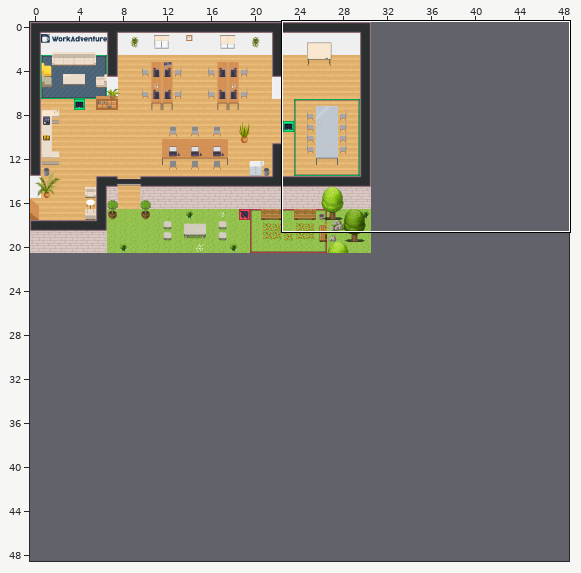
A Tiled map (JSON) gets an edit: ZZW.tmj. The picture above shows the old version from afar; the outline marks the close-up.
Close-up. As it was:
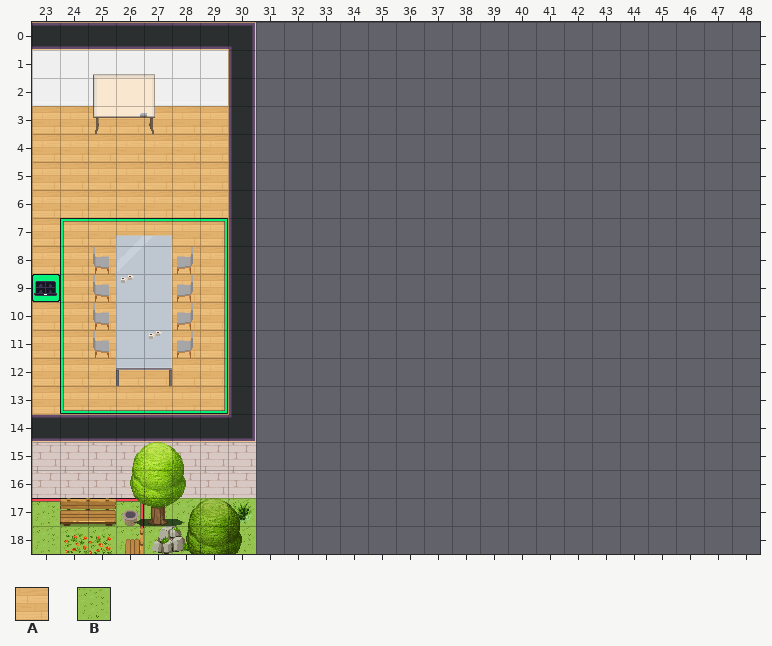
Cells are 32x32 px. Shown: x 23..48, y 0..18. The commit also changed other parts of the map, which this record leaves out. The old version is drawn lined up with the new one.
Key: from "Chunk 1": A 2, B 4.
_ is an empty cell, # one hidden under a higher layer.
Layers that did not change in this view are not listed.
Layer "floor/floor1" before, first column x 23:
 0 __________________________
 1 __________________________
 2 __________________________
 3 AAAAAAA#__________________
 4 AAAAAAA#__________________
 5 AAAAAAA#__________________
 6 AAAAAAA#__________________
 7 AAAAAAA#__________________
 8 AAA##AA#__________________
 9 AAA##AA#__________________
10 AAA##AA#__________________
11 AAA##AA#__________________
12 AAAAAAA#__________________
13 AAAAAAA#__________________
14 ########__________________
15 ########__________________
16 ########__________________
17 BBBBBBBB__________________
18 BBBBBB#B__________________
After:
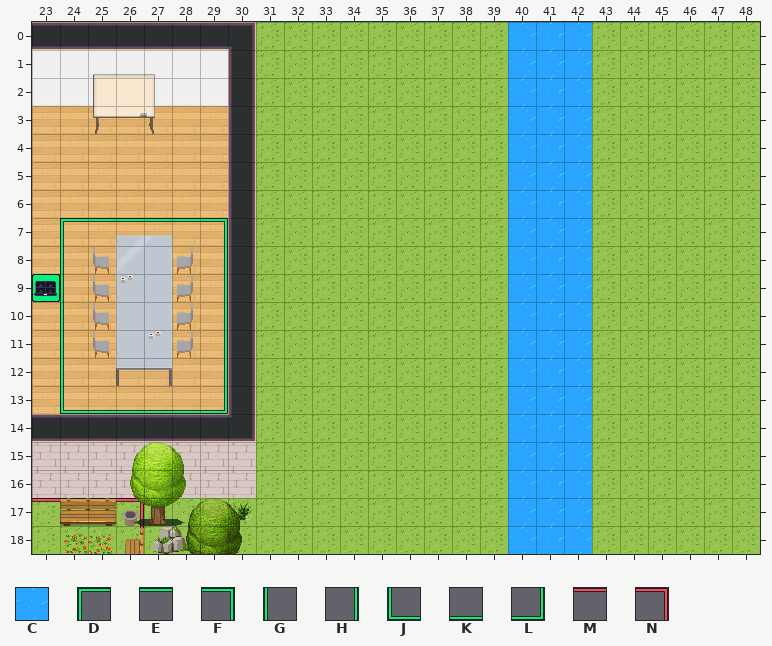
Further tiles: from "Chunk 1": C 3, D 5, E 6, F 7, G 8, H 9, J 10, K 11, L 12, M 16, N 17.
Tiles of an added or newly shown layer are drawn over the layers below it.
From old to new:
map size 31x21 -> 49x49 cells
Layer "floor/floor1":
The author put tile B in rows 0 to 18 at x 31 to 39 and 43 to 48.
The author put tile C in rows 0 to 18 at x 40 to 42.
Layer "floor/floor3" (added):
The author put tile D in row 7 at x 24.
The author put tile E in row 7 at x 25 to 28.
The author put tile F in row 7 at x 29.
The author put tile G in rows 8 to 12 at x 24.
The author put tile H in rows 8 to 12 at x 29.
The author put tile J in row 13 at x 24.
The author put tile K in row 13 at x 25 to 28.
The author put tile L in row 13 at x 29.
The author put tile M in row 17 at x 23.
The author put tile N in row 17 at x 26.
Layer "floor/floor4" (added):
The author put tile D in row 7 at x 24.
The author put tile E in row 7 at x 25 to 28.
The author put tile F in row 7 at x 29.
The author put tile G in rows 8 to 12 at x 24.
The author put tile H in rows 8 to 12 at x 29.
The author put tile J in row 13 at x 24.
The author put tile K in row 13 at x 25 to 28.
The author put tile L in row 13 at x 29.
The author put tile M in row 17 at x 23.
The author put tile N in row 17 at x 26.
Changed places in both close-ups, as pixel boxes (x1, y1, x2, y2):
added: (256, 22, 760, 554)
added: (63, 221, 225, 411)
added: (32, 501, 60, 502)
added: (116, 501, 141, 526)
